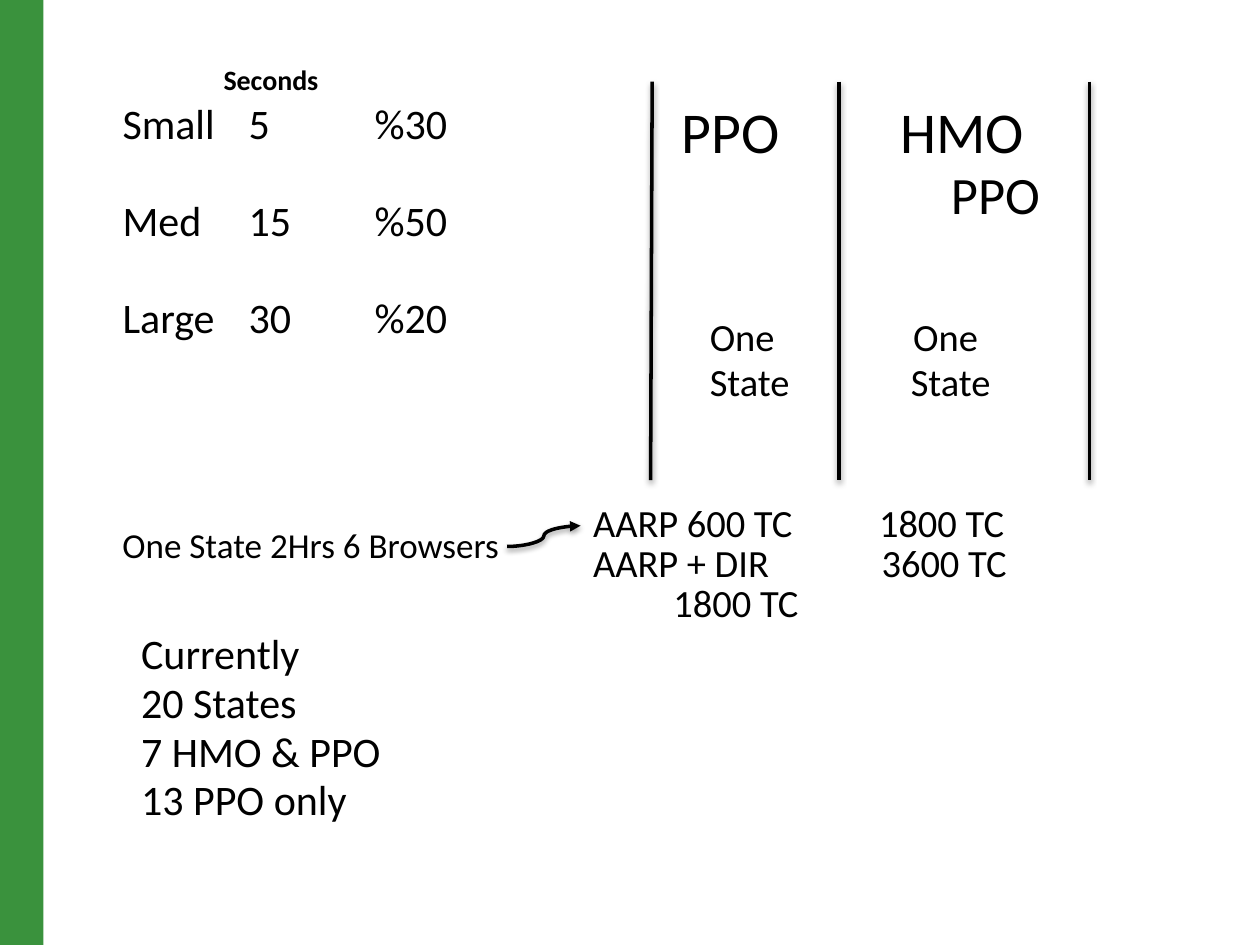
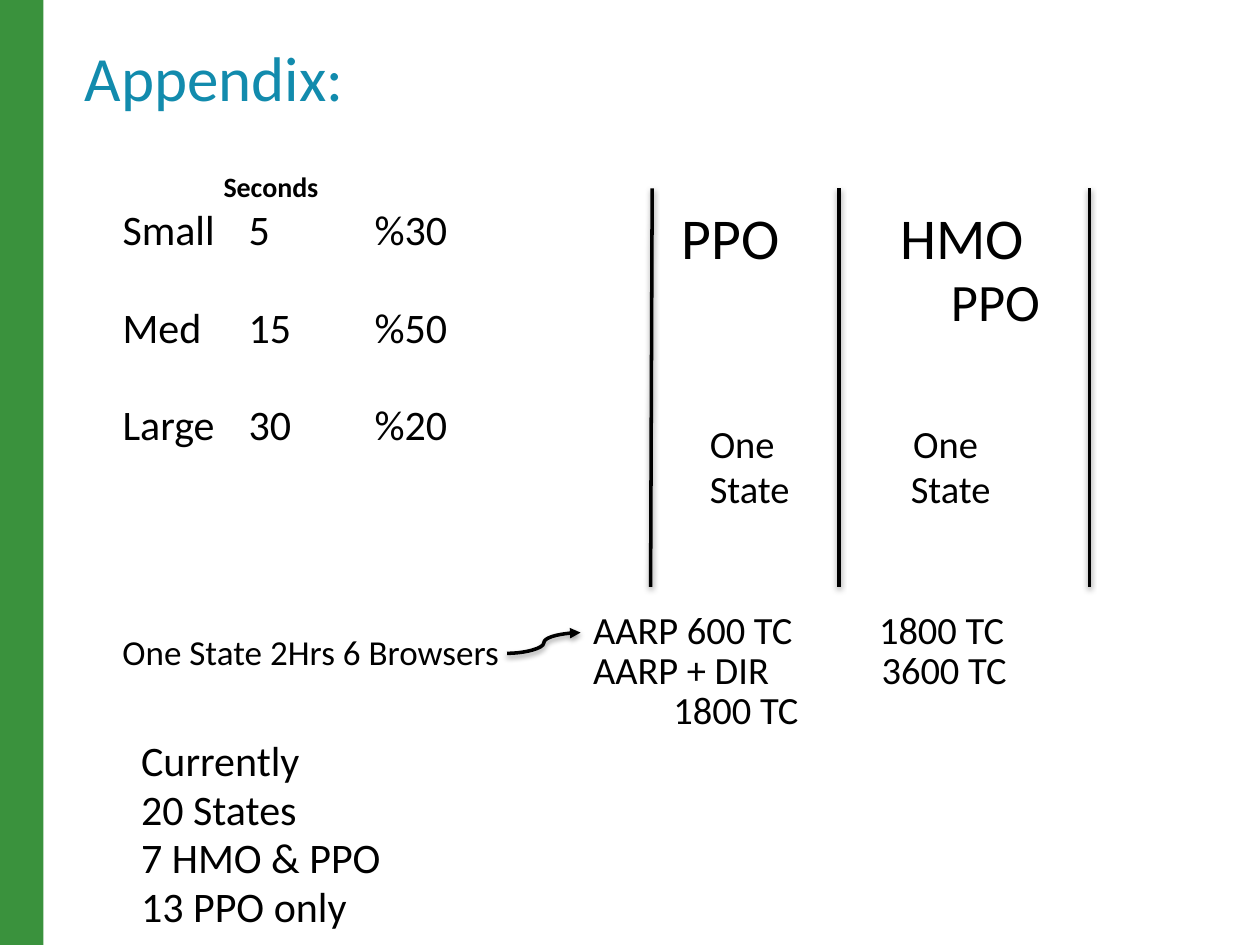
Before and after one commit to raghav9329/mainProf, a slide deck: slide 14 of CurrentWork_Delta/CX_StrategyPowerPoint.pptx (slide 15 before the commit). Drawn at 1260x945 pixels with LibreOffice and Linux fonts; fonts in the diff are those of the drawing. Boxes give left, top, right and bottom in pixels: in the first picture for what was removed or moved away, otherwise in the second. Text is boxed around its words. In the diff, an @@ line names an element or a change of style, - is before the commit and + after.

```diff
--- a/CurrentWork_Delta/CX_StrategyPowerPoint.pptx
+++ b/CurrentWork_Delta/CX_StrategyPowerPoint.pptx
@@ text added at (85, 57, 344, 111), 36 pt, text #128BAD @@
+Appendix:
@@ 3 texts, 3 lines: place and size @@
-3 texts, 3 lines at (123, 70, 1090, 618)
+3 texts, 3 lines at (123, 177, 1090, 725)
@@ text "One State 2Hrs 6 Browsers": place and size @@
-text "One State 2Hrs 6 Browsers" at (122, 534, 499, 559)
+text "One State 2Hrs 6 Browsers" at (122, 641, 499, 666)
@@ curved arrow moved from (507, 547) - (581, 525) to (507, 654) - (581, 633) @@
@@ text "Currently": place and size @@
-text "Currently" at (141, 639, 380, 822)
+text "Currently" at (141, 746, 380, 929)
```
Also in this commit, not shown: 12 other slides changed, 1 slide removed, 9 other files.
